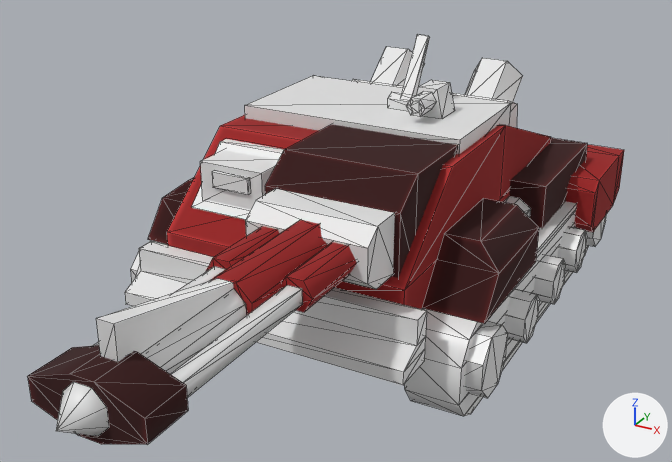
The FBX model Assets/_Project/Art/Models/Unit/unit_Laser_Tank.fbx: old version first, new version second.
Rendered twice from a 50 mm camera at (4.22, -8.88, 5.03) aimed at (0.16, -1.5, 1.34). The axes (+X, +Y, +Z) are drawn at lower right. The lights are the same throughout. The first picture is the older version. Mesh edges are drawn as thin lines. Where no turn or scale is listed for an object, it has been applied to the vertices.

The older version as bpy lines, for what is in view:
```python
me_mesh_159 = bpy.data.meshes.new('Mesh.159')
me_mesh_159.from_pydata(...)  # 408 vertices, 597 faces; spans x -2.02..2.02, y -2.77..2.64, z 0.0..3.01
# faces by material slot: [439, 158]
me_mesh_159.materials.append(mat_actormaterial)  # white #e7e7e7
me_mesh_159.materials.append(mat_actorcolor)  # picture img_txtr_canopus_iii_set01_red_diff_png
me_mesh_160 = bpy.data.meshes.new('Mesh.160')
me_mesh_160.from_pydata(...)  # 107 vertices, 144 faces; spans x -0.59..0.59, y -3.28..0.16, z -0.29..0.5
# faces by material slot: [62, 82]
me_mesh_160.materials.append(mat_actormaterial)  # white #e7e7e7
me_mesh_160.materials.append(mat_actorcolor)  # picture img_txtr_canopus_iii_set01_red_diff_png
ob_unit_laser_tank = bpy.data.objects.new('unit_Laser_Tank', me_mesh_159)
ob_unit_laser_tank.location = (0.0, 0.0, 0.0)
ob_unit_laser_tank_gun = bpy.data.objects.new('unit_Laser_Tank_Gun', me_mesh_160)
ob_unit_laser_tank_gun.location = (0.542, -2.379, 1.715)
```
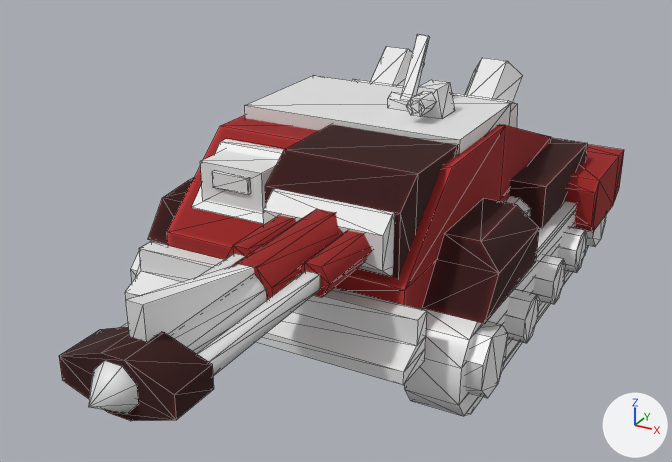
Where the newer file only moved an object's origin or applied its transform, the numbers keep the older frame.

Location of each change, [x1, y1, x2, y2] in pixels of the pictures (672 x 462 px):
'unit_Laser_Tank_Gun', moved: before [28, 189, 395, 444]; after [59, 189, 394, 421]

The change in detail:
me_mesh_160 is used by ob_unit_laser_tank_gun; location (0.542, -2.379, 1.715).
me_mesh_160 had 107 vertices, 144 faces and spanned x -0.59..0.59, y -3.28..0.16, z -0.29..0.5.
me_mesh_160 now has 107 vertices, 144 faces and spans x -0.6..0.59, y -3.0..0.44, z -0.29..0.5.
me_mesh_160 part 1: the whole mesh is moved by (0.0, 0.28, 0.0).
